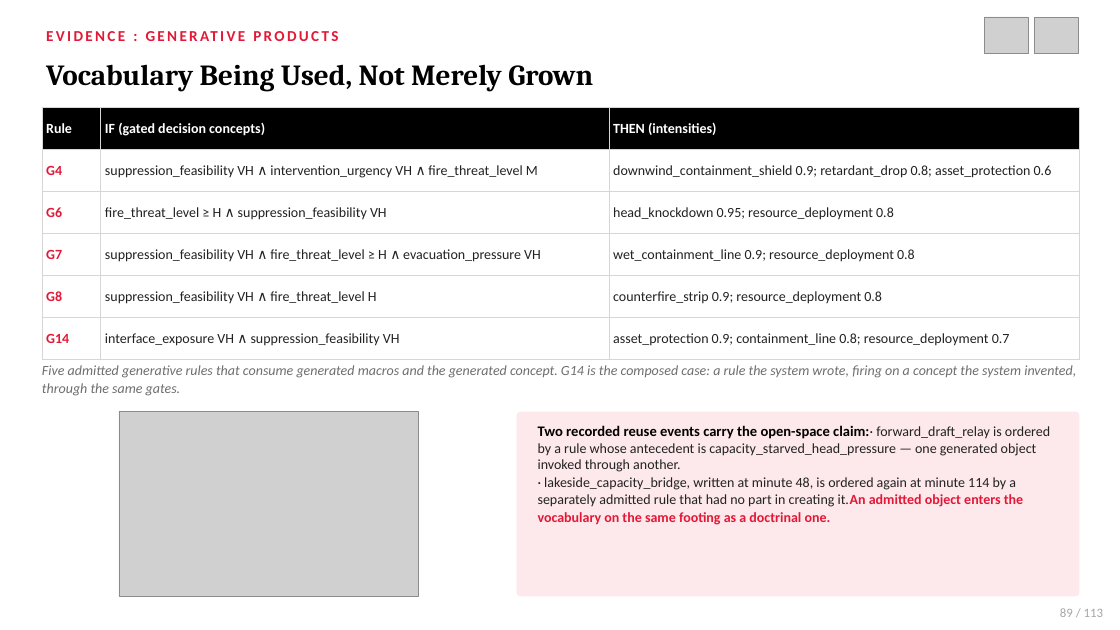
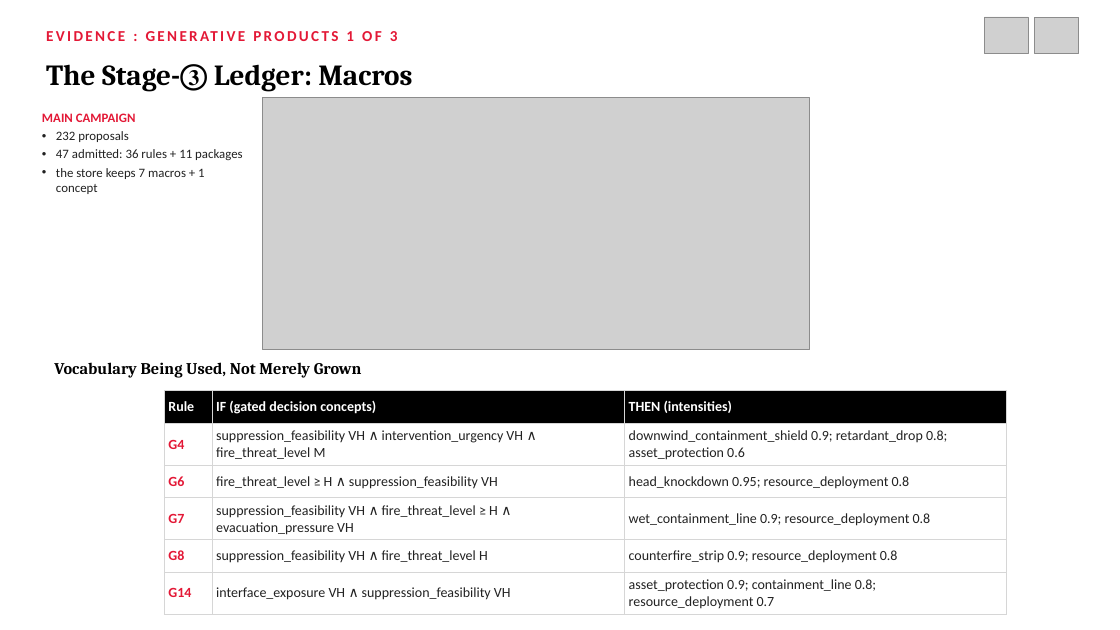
Before and after one commit to northwind13/Enhanced_DSS, a slide deck: slide 79 of 01_Thesis/DisasterAware_Presentation.pptx (slide 89 before the commit). Drawn at 1120x630 pixels with LibreOffice and Linux fonts; fonts in the diff are those of the drawing; grey boxes stand for pictures. Boxes give left, top, right and bottom in pixels: in the first picture for what was removed or moved away, otherwise in the second. Text is boxed around its words. In the diff, an @@ line names an element or a change of style, - is before the commit and + after.

```diff
--- a/01_Thesis/DisasterAware_Presentation.pptx
+++ b/01_Thesis/DisasterAware_Presentation.pptx
@@ text at <box>346,31,398,41</box>: text changed @@
-EVIDENCE : GENERATIVE PRODUCTS
+EVIDENCE : GENERATIVE PRODUCTS 1 OF 3
@@ text at <box>46,64,412,92</box>: text changed @@
-Vocabulary Being Used, Not Merely Grown
+The Stage-③ Ledger: Macros
@@ text added at <box>42,113,243,194</box>, 11 pt, text #222222 @@
+MAIN CAMPAIGN
+• 232 proposals
+• 47 admitted: 36 rules + 11 packages
+• the store keeps 7 macros + 1 concept
@@ picture added at <box>263,98,810,350</box> @@
@@ text removed at <box>42,365,1076,396</box> @@
-Five admitted generative rules that consume generated macros and the generated concept. G14 is the composed case: a rule the system wrote, firing on a concept the system invented, through the same gates.
@@ text added at <box>54,362,362,378</box>, 14 pt, text #000000, bold @@
+Vocabulary Being Used, Not Merely Grown
@@ picture removed at <box>119,412,419,597</box> @@
@@ table: place and size @@
-table at <box>42,108,1080,360</box>
+table at <box>165,391,1007,614</box>
@@ rounded rectangle removed at <box>517,412,1080,597</box> @@
@@ text removed at <box>538,425,1050,525</box> @@
-Two recorded reuse events carry the open-space claim:· forward_draft_relay is ordered by a rule whose antecedent is capacity_starved_head_pressure — one generated object invoked through another.
-· lakeside_capacity_bridge, written at minute 48, is ordered again at minute 114 by a separately admitted rule that had no part in creating it.An admitted object enters the vocabulary on the same footing as a doctrinal one.
@@ text removed at <box>1060,608,1104,617</box> @@
-89 / 113
```
Also in this commit, not shown: 67 other slides changed, 20 slides added, 44 slides removed, 15 other files.
